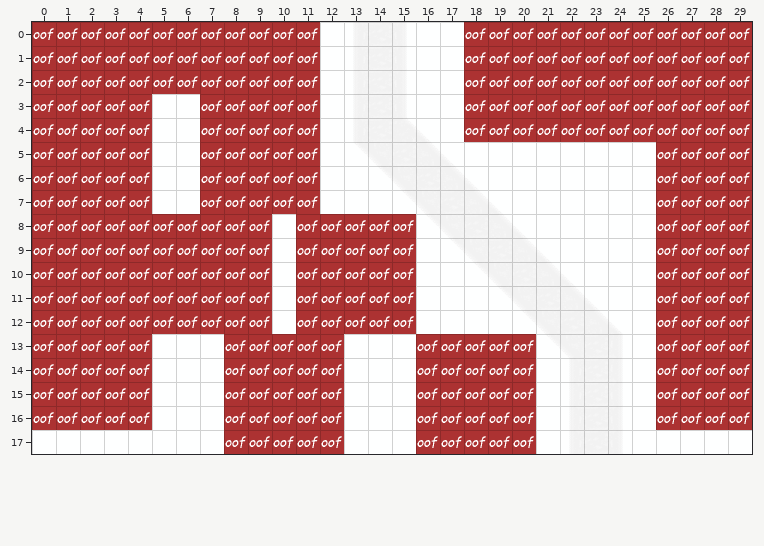
Tiled map, stored at Assets/Maps/CR_01.tmx. Above: the version before the commit.
Cells are 64x64 px. Shown: x 0..29, y 0..17.
Now the later version:
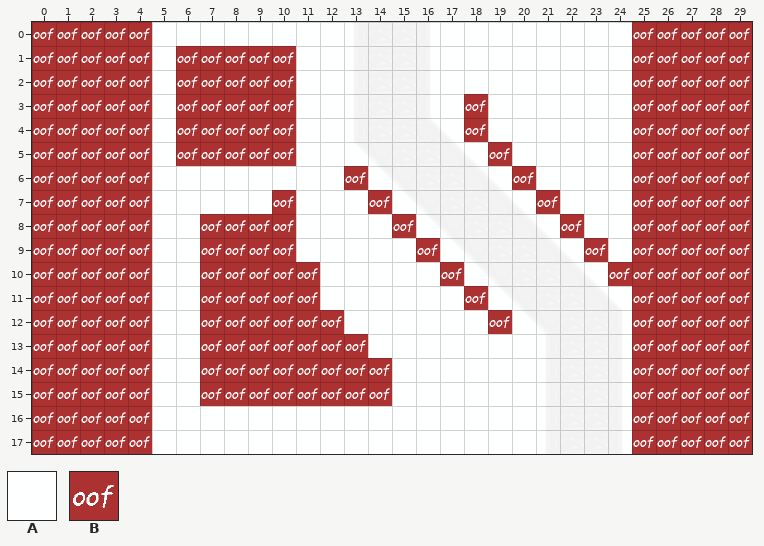
Key: from "BackgroundTileset": A 0; from "SpecialTileset": B 0.
_ is an empty cell, # one hidden under a higher layer.
Tiles of an added or newly shown layer are drawn over the layers below it.
The exact change:
Layer "Snow" (added):
y 0: x 5..11 _______ -> AAAAAAA; x 18..24 _______ -> AAAAAAA
y 1..2: x 5 _ -> A; x 11 _ -> A; x 18..24 _______ -> AAAAAAA
y 3..4: x 11 _ -> A; x 19..24 ______ -> AAAAAA
y 5: x 11 _ -> A
y 6: x 7..11 _____ -> AAAAA
y 7: x 7..9 ___ -> AAA; x 11 _ -> A
y 8: x 5..6 __ -> AA; x 11..14 ____ -> AAAA
y 9: x 5..6 __ -> AA; x 11..15 _____ -> AAAAA
y 10..11: x 5..6 __ -> AA; x 12..15 ____ -> AAAA
y 12: x 5..6 __ -> AA; x 13..15 ___ -> AAA
y 13..15: x 16..20 _____ -> AAAAA
y 16..17: x 8..12 _____ -> AAAAA; x 16..20 _____ -> AAAAA
Layer "Background":
y 0: x 5..11 ####### -> _______; x 18..24 ####### -> _______
y 1..2: x 5 # -> _; x 11 # -> _; x 18..24 ####### -> _______
y 3..4: x 6 A -> _; x 11 # -> _; x 19..24 ###### -> ______
y 5: x 6 A -> _; x 11 # -> _; x 19 A -> _; x 25 A -> _
y 6: x 7..11 ##### -> _____; x 13 A -> _; x 20 A -> _; x 25 A -> _
y 7: x 7..9 ### -> ___; x 11 # -> _; x 14 A -> _; x 21 A -> _; x 25 A -> _
y 8: x 5..6 ## -> __; x 10..14 A#### -> _____; x 22 A -> _; x 25 A -> _
y 9: x 5..6 ## -> __; x 10..16 A#####A -> _______; x 23 A -> _; x 25 A -> _
y 10: x 5..6 ## -> __; x 10 A -> _; x 12..15 #### -> ____; x 17 A -> _; x 24..25 AA -> __
y 11: x 5..6 ## -> __; x 10 A -> _; x 12..15 #### -> ____; x 18 A -> _; x 25 A -> _
y 12: x 5..6 ## -> __; x 10 A -> _; x 13..15 ### -> ___; x 19 A -> _; x 25 A -> _
y 13: x 7 A -> _; x 13 A -> _; x 16..20 ##### -> _____; x 25 A -> _
y 14..15: x 7 A -> _; x 13..14 AA -> __; x 16..20 ##### -> _____; x 25 A -> _
y 16: x 8..12 ##### -> _____; x 16..20 ##### -> _____; x 25 A -> _
y 17: x 0..4 AAAAA -> _____; x 8..12 ##### -> _____; x 16..20 ##### -> _____; x 25..29 AAAAA -> _____
Layer "Special":
y 0: x 5..11 BBBBBBB -> _______; x 18..24 BBBBBBB -> _______
y 1..2: x 5 B -> _; x 11 B -> _; x 18..24 BBBBBBB -> _______
y 3..4: x 6 _ -> B; x 11 B -> _; x 19..24 BBBBBB -> ______
y 5: x 6 _ -> B; x 11 B -> _; x 19 _ -> B; x 25 _ -> B
y 6: x 7..11 BBBBB -> _____; x 13 _ -> B; x 20 _ -> B; x 25 _ -> B
y 7: x 7..9 BBB -> ___; x 11 B -> _; x 14 _ -> B; x 21 _ -> B; x 25 _ -> B
y 8: x 5..6 BB -> __; x 10..14 _BBBB -> B____; x 22 _ -> B; x 25 _ -> B
y 9: x 5..6 BB -> __; x 10..16 _BBBBB_ -> B_____B; x 23 _ -> B; x 25 _ -> B
y 10: x 5..6 BB -> __; x 10 _ -> B; x 12..15 BBBB -> ____; x 17 _ -> B; x 24..25 __ -> BB
y 11: x 5..6 BB -> __; x 10 _ -> B; x 12..15 BBBB -> ____; x 18 _ -> B; x 25 _ -> B
y 12: x 5..6 BB -> __; x 10 _ -> B; x 13..15 BBB -> ___; x 19 _ -> B; x 25 _ -> B
y 13: x 7 _ -> B; x 13 _ -> B; x 16..20 BBBBB -> _____; x 25 _ -> B
y 14..15: x 7 _ -> B; x 13..14 __ -> BB; x 16..20 BBBBB -> _____; x 25 _ -> B
y 16: x 8..12 BBBBB -> _____; x 16..20 BBBBB -> _____; x 25 _ -> B
y 17: x 0..4 _____ -> BBBBB; x 8..12 BBBBB -> _____; x 16..20 BBBBB -> _____; x 25..29 _____ -> BBBBB
Pixel boxes of the changes (left, top, right, bottom) in both pictures:
changed: (152, 22, 752, 454)
changed: (32, 430, 152, 454)
